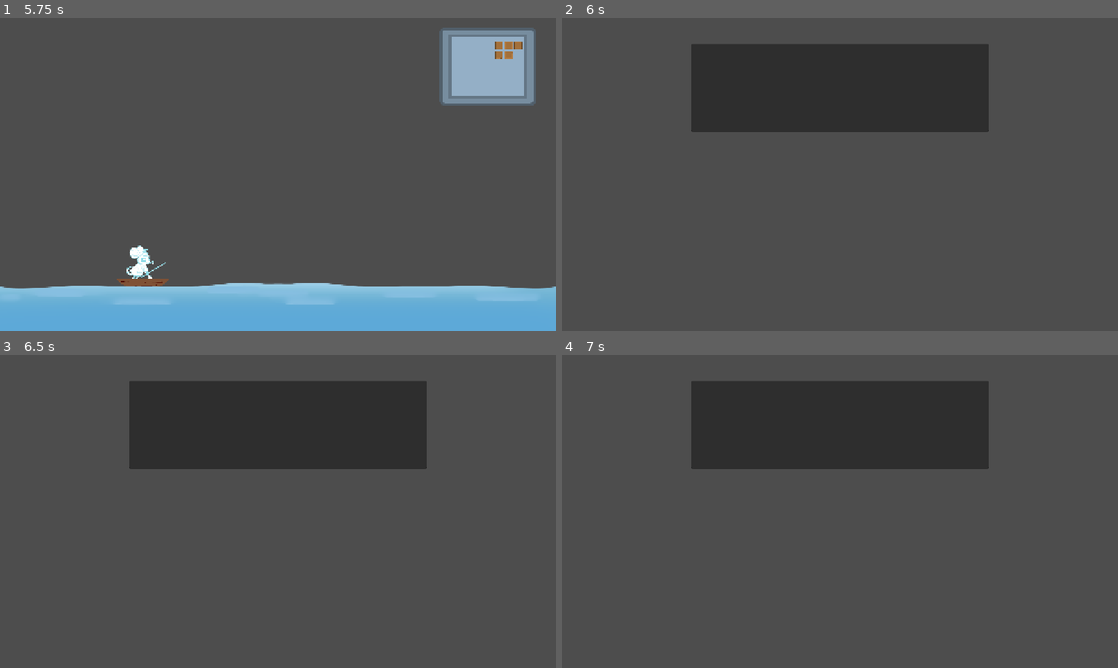
Above: before the commit, frames 1-4 (two rows, left to right).
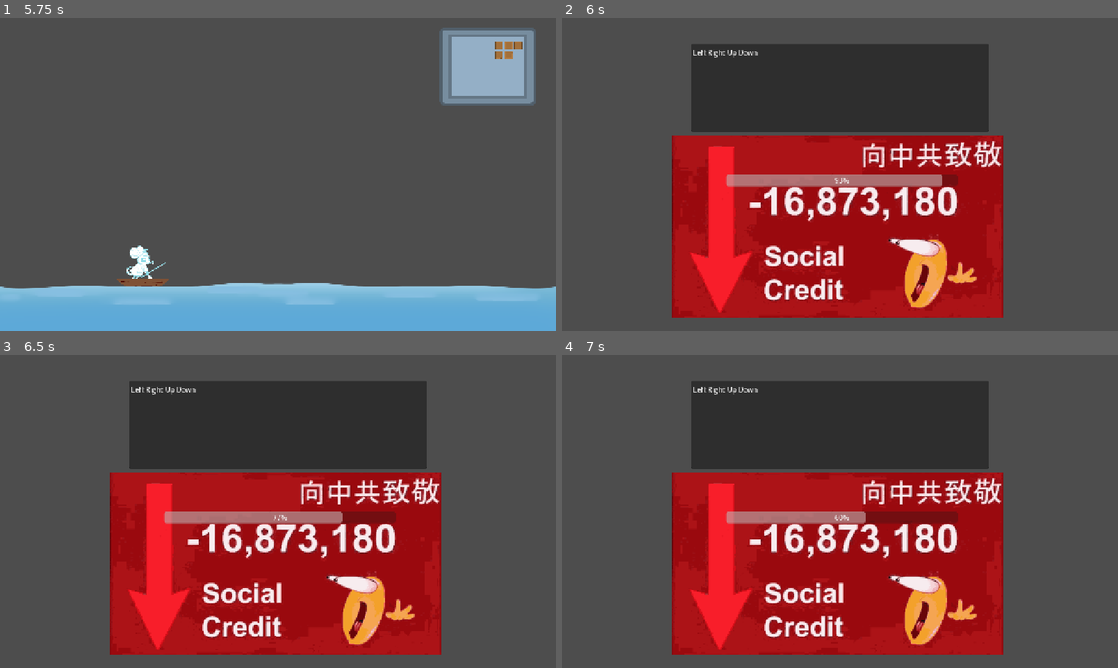
Above: after the commit, the same moments.

Repository: Meoah/Team-Awesome
Game: Godot game, scene res://scenes/game/main_menu.tscn
The game is run twice, just before and just after one commit, with the same random seed, the same clock (stepped at 60 frames per second) and the same inputs.
Inputs:
- Up to frame 1 (5.75 s): click "Start Game" at 0.5 s; tap Enter (ui_accept) at 1.25, 1.52, 2.27, 2.75, 3.5, 3.77, 4.52, 5.27 s; hold Right (Right) 1.28-2.03 s; hold Down (Down) 2.03-2.78 s; hold Right (Right) 2.78-3.53 s; hold Up (Up) 3.53-4.28 s; hold Left (Left) from 4.28 s (still down)
- Up to frame 2 (6 s): tap Enter (ui_accept) at 5.75 s; release Left (Left) at 5.78 s; hold Down (Down) from 5.78 s (still down)
- Up to frame 3 (6.5 s): keep holding Down (Down)
- Up to frame 4 (7 s): release Down (Down) at 6.53 s; hold Right (Right) from 6.53 s (still down); tap Enter (ui_accept) at 6.77 s

Frame 1 is identical in both runs. In frame 2, 35% of the frame differs, in the area x 19-80%, y 10-96%; in frame 3, 35%; in frame 4, 35%.
Error before the commit: Parse Error: Preload file "res://assets/Debug assets/Cool.png" does not exist. (res://scripts/ui/arrows.gd:78)

Commit message:
Blahblabhlahb

Diff:
--- a/scenes/ui/arrows.tscn
+++ b/scenes/ui/arrows.tscn
@@ -1,17 +1,63 @@
-[gd_scene load_steps=5 format=3 uid="uid://dfgqsnhiac5hx"]
+[gd_scene load_steps=15 format=3 uid="uid://bbklku0slqk5d"]
 
 [ext_resource type="Script" uid="uid://bmvd1knujqejq" path="res://scripts/ui/arrows.gd" id="1_0iavb"]
-[ext_resource type="Texture2D" uid="uid://bqb5rtw7j46c7" path="res://assets/textures/debug/Cool.png" id="2_n1nn5"]
 [ext_resource type="Script" uid="uid://djyje6hc7igie" path="res://scripts/ui/arrows_display.gd" id="2_n3w4c"]
-[ext_resource type="Texture2D" uid="uid://cmh82nlyngkm5" path="res://assets/textures/debug/Lame.png" id="3_4o7n5"]
+[ext_resource type="Script" uid="uid://mc3jtnmgq6ns" path="res://scripts/util/fish_resource.gd" id="2_sopvo"]
+[ext_resource type="Texture2D" uid="uid://mc08757h6k5b" path="res://assets/textures/fish/Bluetang.tres" id="3_usnfw"]
+[ext_resource type="Texture2D" uid="uid://br5sgoo2abrmc" path="res://assets/textures/fish/Sunfish.tres" id="4_rymrh"]
+[ext_resource type="Texture2D" uid="uid://dosk11si3sv8" path="res://assets/textures/fish/Pompano.tres" id="5_m0i64"]
+[ext_resource type="Texture2D" uid="uid://bb148f63qvrom" path="res://assets/textures/fish/Tuna.tres" id="6_kpqud"]
+[ext_resource type="Texture2D" uid="uid://bqb5rtw7j46c7" path="res://assets/textures/debug/Cool.png" id="8_20txf"]
+[ext_resource type="Texture2D" uid="uid://cmh82nlyngkm5" path="res://assets/textures/debug/Lame.png" id="9_rvcsd"]
 
-[node name="Arrows" type="Node2D" node_paths=PackedStringArray("input_string", "reaction")]
+[sub_resource type="Resource" id="Resource_y6h51"]
+script = ExtResource("2_sopvo")
+name = "Bluetang"
+image = ExtResource("3_usnfw")
+time = 3.0
+metadata/_custom_type_script = "uid://mc3jtnmgq6ns"
+
+[sub_resource type="Resource" id="Resource_phdib"]
+script = ExtResource("2_sopvo")
+name = "Sunfish"
+image = ExtResource("4_rymrh")
+correct_inputs = Array[String](["Left", "Up", "Right", "Down"])
+time = 2.0
+metadata/_custom_type_script = "uid://mc3jtnmgq6ns"
+
+[sub_resource type="Resource" id="Resource_m0i64"]
+script = ExtResource("2_sopvo")
+name = "Minnow"
+correct_inputs = Array[String](["Up", "Up", "Right"])
+time = 0.8
+metadata/_custom_type_script = "uid://mc3jtnmgq6ns"
+
+[sub_resource type="Resource" id="Resource_ybko8"]
+script = ExtResource("2_sopvo")
+name = "Pompano"
+image = ExtResource("5_m0i64")
+correct_inputs = Array[String](["Left", "Right", "Left", "Right"])
+time = 1.5
+metadata/_custom_type_script = "uid://mc3jtnmgq6ns"
+
+[sub_resource type="Resource" id="Resource_epdnh"]
+script = ExtResource("2_sopvo")
+name = "Tuna"
+image = ExtResource("6_kpqud")
+correct_inputs = Array[String](["Left", "Left", "Left", "Up", "Right", "Down"])
+time = 3.0
+metadata/_custom_type_script = "uid://mc3jtnmgq6ns"
+
+[node name="Arrows" type="Node2D" node_paths=PackedStringArray("input_string", "reaction", "timer", "progress_bar")]
 script = ExtResource("1_0iavb")
 input_length = 6
 input_string = NodePath("TextEdit")
 reaction = NodePath("Sprite2D")
-success = ExtResource("2_n1nn5")
-failure = ExtResource("3_4o7n5")
+potential_fish = Array[ExtResource("2_sopvo")]([SubResource("Resource_y6h51"), SubResource("Resource_phdib"), SubResource("Resource_m0i64"), SubResource("Resource_ybko8"), SubResource("Resource_epdnh")])
+timer = NodePath("Timer")
+progress_bar = NodePath("ProgressBar")
+success = ExtResource("8_20txf")
+failure = ExtResource("9_rvcsd")
 
 [node name="Camera2D" type="Camera2D" parent="."]
 
@@ -25,3 +71,13 @@
 [node name="Sprite2D" type="Sprite2D" parent="."]
 position = Vector2(-4.9999695, 120.00001)
 scale = Vector2(0.6746573, 0.6708732)
+
+[node name="ProgressBar" type="ProgressBar" parent="."]
+offset_left = -262.0
+offset_right = 271.0
+offset_bottom = 27.0
+
+[node name="Timer" type="Timer" parent="."]
+one_shot = true
+
+[connection signal="timeout" from="Timer" to="." method="_on_timer_timeout"]
--- a/scripts/ui/arrows.gd
+++ b/scripts/ui/arrows.gd
@@ -6,6 +6,10 @@
 @export var potential_fish : Array[FishResource]
 @export var timer : Timer
 @export var progress_bar : ProgressBar
+@export var success : Texture2D
+@export var failure : Texture2D
+
+
 
 var input_array : Array[String]
 var player_inputs = "0"
@@ -14,6 +18,7 @@
 var input_index = 0
 var progress : float
 var caught = 0
+
 
 func start_minigame():
 	$Sprite2D.texture = null #Clears out the Image loaded
@@ -75,11 +80,11 @@
 				print("cool")
 				input_index = input_index + 1 #Advances in the string index
 				text_render()
-				$Sprite2D.texture = preload("res://assets/Debug assets/Cool.png")
+				$Sprite2D.set_texture(success)
 				print(input_array)
 			else:
 				print("Lame!")
-				$Sprite2D.texture = preload("res://assets/Debug assets/Lame.png")
+				$Sprite2D.set_texture(failure)
 			clear()
 
 
@@ -97,9 +102,9 @@
 func fail():
 	cleared = true
 	input_string.set_text("Times Up!!")
-	$Sprite2D.texture = preload("res://assets/Debug assets/Lame.png")
+	$Sprite2D.set_texture(failure)
 	await get_tree().create_timer(3).timeout
-	start_minigame()
+	queue_free()
 
 #Process for when index reaches end of array. Prints text and resets the scene after 3 seconds
 var cleared = false
